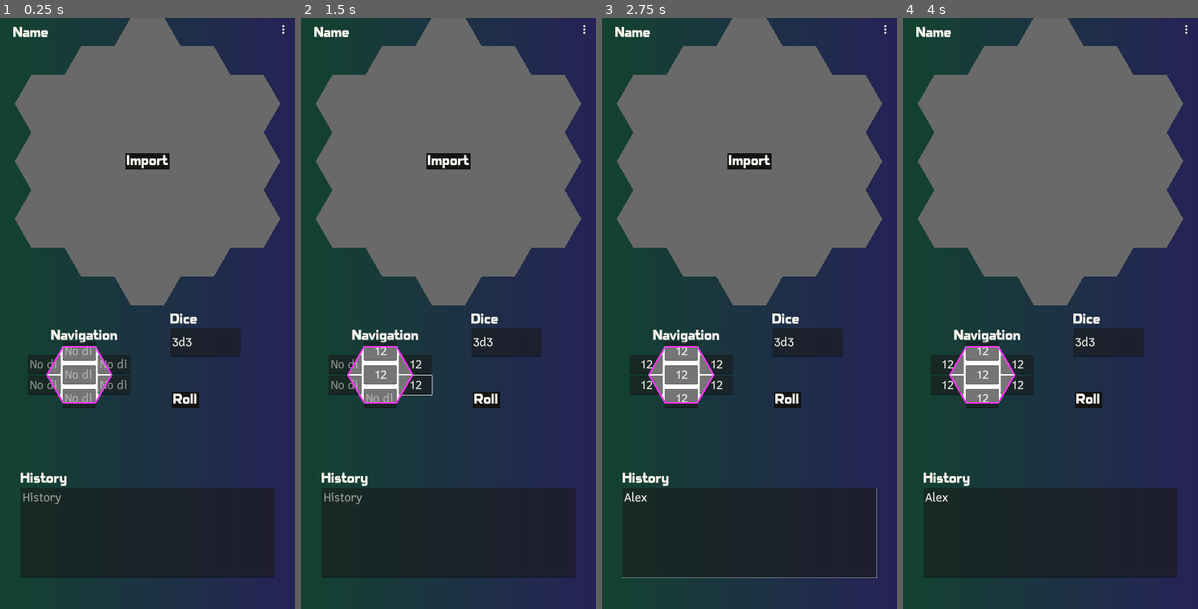
Above: before the commit, frames 1-4 (left to right).
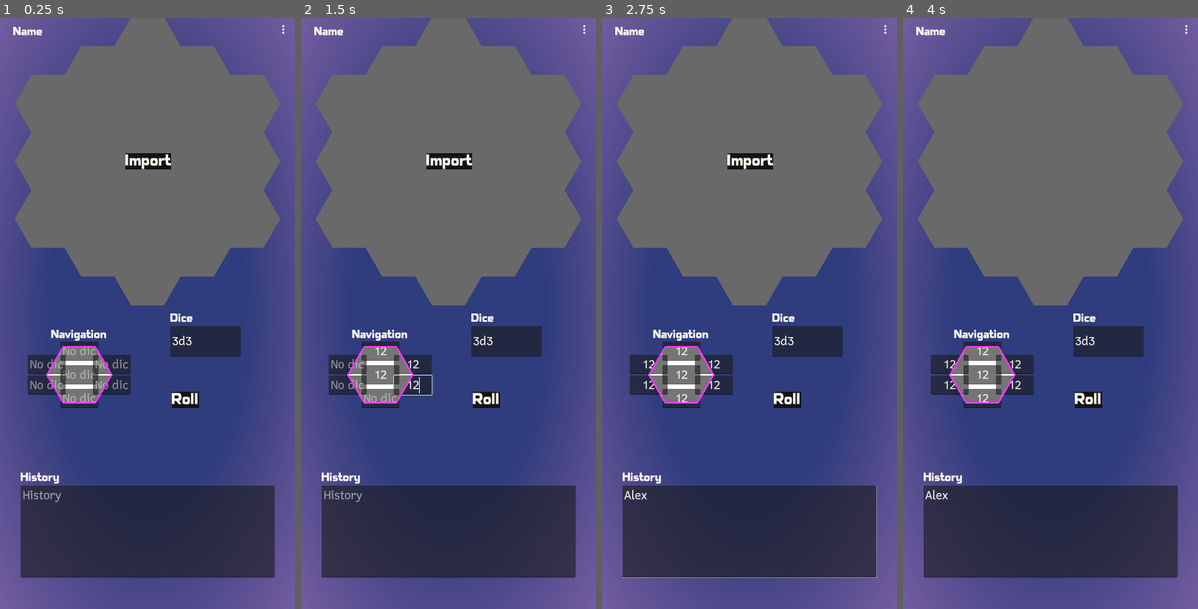
Above: after the commit, the same moments.

Repository: ashestosea/hex-flower
Game: Godot game, scene res://scenes/main.tscn
The game is run twice, just before and just after one commit, with the same random seed, the same clock (stepped at 60 frames per second) and the same inputs.
Inputs (mouse positions are in pixels of both pictures, inside the frame that each line leads up to):
- Up to frame 1 (0.25 s): no input
- Up to frame 2 (1.5 s): click (380, 372) at 0.52 s; type "12" at 0.6 s; click (380, 348) at 0.75 s; type "12" at 0.83 s; click (416, 366) at 0.98 s; type "12" at 1.07 s; click (416, 384) at 1.27 s; type "12" at 1.35 s
- Up to frame 3 (2.75 s): click (681, 396) at 1.5 s; type "12" at 1.58 s; click (646, 384) at 1.73 s; type "12" at 1.82 s; click (646, 366) at 2.02 s; type "12" at 2.1 s; click (749, 532) at 2.25 s; type "Alex" at 2.33 s
- Up to frame 4 (4 s): click "Import" at 2.75 s; click "Roll" at 3.5 s

The runs differ from the first frame. In frame 1, 62% of the frame differs, in the area x 0-100%, y 0-100%; in frame 2, 61%; in frame 3, 61%; in frame 4, 61%.

Commit message:
Color picker polish

Diff:
--- a/assets/debug_background.tres
+++ b/assets/debug_background.tres
@@ -1,9 +1,15 @@
 [gd_resource type="GradientTexture2D" load_steps=2 format=3 uid="uid://oclms0ryldso"]
 
 [sub_resource type="Gradient" id="Gradient_nsxt1"]
-colors = PackedColorArray(0.0745098, 0.262745, 0.188235, 1, 0.14902, 0.137255, 0.341176, 1)
+interpolation_mode = 2
+interpolation_color_space = 1
+offsets = PackedFloat32Array(0.213992, 1)
+colors = PackedColorArray(0.184314, 0.239216, 0.494118, 1, 0.768627, 0.568627, 0.890196, 1)
 
 [resource]
 gradient = SubResource("Gradient_nsxt1")
 width = 800
 height = 1600
+fill = 1
+fill_from = Vector2(0.5, 0.5)
+fill_to = Vector2(0.5, -1.045)
--- a/scenes/hex_edit.tscn
+++ b/scenes/hex_edit.tscn
@@ -36,7 +36,7 @@
 "hex_edit": ExtResource("3_rgarb")
 }
 
-[node name="HexEdit" type="StaticBody2D" node_paths=PackedSt …(73 unchanged characters)… heckbox", "_hex_text_edit", "_hex_color_edit", "_barriers_parent", "_barriers_stay", …(95 unchanged characters)…
+[node name="HexEdit" type="StaticBody2D" node_paths=PackedSt …(73 unchanged characters)… heckbox", "_hex_text_edit", "_hex_color_button", "_barriers_parent", "_barriers_stay", …(95 unchanged characters)…
 input_pickable = true
 script = ExtResource("1_4ivut")
 _hexagon = NodePath("HexagonScale/Hexagon")
@@ -45,7 +45,7 @@
 _edit_parent = NodePath("UI/EditParent")
 _start_hex_checkbox = NodePath("UI/EditParent/StartHexCheckBox")
 _hex_text_edit = NodePath("UI/EditParent/LabelEditBox/VBoxContainer/HexTextEdit")
-_hex_color_edit = NodePath("UI/EditParent/ColorEditBox/ColorLineEdit")
+_hex_color_button = NodePath("UI/EditParent/ColorEditBox/ColorPickerButton")
 _barriers_parent = NodePath("UI/Barriers")
 _barriers_stay = NodePath("UI/EditParent/BarrierStay")
 _barriers_n = NodePath("UI/Barriers/BarrierN")
@@ -81,7 +81,6 @@
 theme = ExtResource("4_c5nq1")
 
 [node name="EditParent" type="VBoxContainer" parent="UI"]
-visible = false
 layout_mode = 0
 offset_left = -170.0
 offset_top = -140.0
@@ -153,13 +152,6 @@
 text = "Hex Color"
 metadata/_edit_lock_ = true
 
-[node name="ColorLineEdit" type="LineEdit" parent="UI/EditParent/ColorEditBox"]
-visible = false
-layout_mode = 2
-theme_type_variation = &"HexLineEdit"
-placeholder_text = "Color"
-metadata/_edit_lock_ = true
-
 [node name="ColorPickerButton" type="ColorPickerButton" parent="UI/EditParent/ColorEditBox"]
 custom_minimum_size = Vector2(60, 20)
 layout_mode = 2
@@ -187,7 +179,6 @@
 text = "✔"
 
 [node name="Barriers" type="Control" parent="UI"]
-visible = false
 layout_mode = 2
 anchors_preset = 0
 offset_left = -180.0
@@ -304,7 +295,6 @@
 [connection signal="toggled" from="UI/EditParent/BarrierStay" to="." method="_on_barrier_stay_toggled"]
 [connection signal="toggled" from="UI/EditParent/StartHexCheckBox" to="." method="_on_start_hex_check_box_toggled"]
 [connection signal="gui_input" from="UI/EditParent/LabelEditBox/VBoxContainer/HexTextEdit" to="." method="_on_hex_text_edit_gui_input"]
-[connection signal="gui_input" from="UI/EditParent/ColorEditBox/ColorLineEdit" to="." method="_on_color_line_edit_gui_input"]
 [connection signal="color_changed" from="UI/EditParent/ColorEditBox/ColorPickerButton" to="." method="_on_color_picker_button_color_changed"]
 [connection signal="pressed" from="UI/EditParent/Buttons/CancelButton" to="." method="_on_cancel_button_pressed"]
 [connection signal="pressed" from="UI/EditParent/Buttons/OKButton" to="." method="_on_ok_button_pressed"]
--- a/scenes/main.tscn
+++ b/scenes/main.tscn
@@ -65,7 +65,6 @@
 
 [node name="Sprite2D" type="Sprite2D" parent="MarginContainer"]
 position = Vector2(400, 800)
-scale = Vector2(1, 1600)
 texture = ExtResource("3_2qtwd")
 
 [node name="BackgroundFlower-old" parent="MarginContainer" instance=ExtResource("4_rphio")]
@@ -88,6 +87,7 @@
 offset_top = 366.0
 offset_right = 461.0
 offset_bottom = 411.0
+theme_type_variation = &"BigButton"
 text = "Import"
 
 [node name="NavigationContainer" type="CenterContainer" parent="MarginContainer"]
@@ -202,6 +202,7 @@
 offset_bottom = 1057.0
 size_flags_horizontal = 4
 size_flags_vertical = 4
+theme_type_variation = &"BigButton"
 text = "Roll"
 
 [node name="FlowerName" type="Label" parent="MarginContainer"]
--- a/scripts/flower.gd
+++ b/scripts/flower.gd
@@ -6,7 +6,7 @@
 const FLOWER_DIAM: int = (FLOWER_SIZE * 2) - 1
 
 static var hex_scale = 160
-static var hex_spacing = 200
+static var hex_spacing = 180
 
 var _current_hex: Hex
 var _manager: Manager
--- a/scripts/hex_edit.gd
+++ b/scripts/hex_edit.gd
@@ -9,7 +9,7 @@
 @export var _edit_parent: Control
 @export var _start_hex_checkbox: CheckBox
 @export var _hex_text_edit: TextEdit
-@export var _hex_color_edit: LineEdit
+@export var _hex_color_button: ColorPickerButton
 @export var _barriers_parent: Control
 @export var _barriers_stay: CheckButton
 @export var _barriers_n: CheckButton
@@ -90,12 +90,15 @@
 
 	set_barriers(hex.get_barriers())
 
+	_hex_text_edit.text = hex.get_text()
+
+	_hex_color_button.color = hex.get_color()
+
 	var size = Vector2(hex_scale * 2, hex_scale * 2 * HexUtils.BASE_HEX_SIZE.y)
 	_edit_parent.size = size * 0.9
 	_edit_parent.position = -_edit_parent.size / 2
 	_barriers_parent.size = size
 	_barriers_parent.position = -_barriers_parent.size / 2
-	_hex_text_edit.text = hex.get_text()
 
 	show()
 
--- /dev/null
+++ b/themes/color_pick_button_style.tres
@@ -0,0 +1,13 @@
+[gd_resource type="StyleBoxFlat" format=3 uid="uid://dy1d2ln28ixj7"]
+
+[resource]
+bg_color = Color(0.207843, 0.207843, 0.207843, 1)
+border_width_left = 2
+border_width_top = 2
+border_width_right = 2
+border_width_bottom = 2
+border_color = Color(0.207512, 0.207512, 0.207512, 1)
+expand_margin_left = 1.0
+expand_margin_top = 1.0
+expand_margin_right = 1.0
+expand_margin_bottom = 1.0
--- a/themes/default_theme.tres
+++ b/themes/default_theme.tres
@@ -1,13 +1,15 @@
-[gd_resource type="Theme" load_steps=25 format=3 uid="uid://ffkwu82iptgy"]
+[gd_resource type="Theme" load_steps=27 format=3 uid="uid://ffkwu82iptgy"]
 
 [ext_resource type="FontFile" uid="uid://bkrx6s1iret2i" path="res://assets/fonts/Deledda Open Black.ttf" id="1_w30x4"]
 [ext_resource type="Texture2D" uid="uid://bn5gfbeq7enpa" path="res://assets/barrier_off.png" id="2_8qj15"]
 [ext_resource type="Texture2D" uid="uid://4xwx5r8w6juj" path="res://assets/barrier_on.png" id="3_5rgt6"]
 [ext_resource type="FontFile" uid="uid://yrvvlsqlhpds" path="res://assets/fonts/Cadman_Roman.otf" id="3_w6qed"]
+[ext_resource type="StyleBox" uid="uid://dy1d2ln28ixj7" path="res://themes/color_pick_button_style.tres" id="4_nid1m"]
 [ext_resource type="StyleBox" uid="uid://g4kae1g15uf1" path="res://themes/full_screen_button_style.tres" id="5_ty1m6"]
 [ext_resource type="StyleBox" uid="uid://cv55d5ti65eo" path="res://themes/modal_button_hover_style.tres" id="6_2aert"]
 [ext_resource type="StyleBox" uid="uid://6i2ejlbk2vao" path="res://themes/modal_button_style.tres" id="6_11ty6"]
 [ext_resource type="StyleBox" uid="uid://p1aocs10cir2" path="res://themes/modal_button_pressed_style.tres" id="7_abx76"]
+[ext_resource type="FontFile" uid="uid://bovxk6tmyqn2u" path="res://assets/fonts/Deledda Open Semibold.ttf" id="7_n0opb"]
 
 [sub_resource type="StyleBoxFlat" id="StyleBoxFlat_r3wbk"]
 bg_color = Color(0.14902, 0.14902, 0.14902, 1)
@@ -79,11 +81,14 @@
 BigButton/base_type = &"Button"
 BigButton/font_sizes/font_size = 40
 BigButton/fonts/font = ExtResource("1_w30x4")
-Button/font_sizes/font_size = 36
 Button/fonts/font = ExtResource("1_w30x4")
 Button/styles/hover = SubResource("StyleBoxFlat_r3wbk")
 Button/styles/normal = SubResource("StyleBoxFlat_v8l1i")
 Button/styles/pressed = SubResource("StyleBoxFlat_ql0dr")
+ColorPickerButton/styles/focus = ExtResource("4_nid1m")
+ColorPickerButton/styles/hover = ExtResource("4_nid1m")
+ColorPickerButton/styles/normal = ExtResource("4_nid1m")
+ColorPickerButton/styles/pressed = ExtResource("4_nid1m")
 Control/colors/font_color = Color(1, 0.980392, 0.941176, 1)
 Control/fonts/font = ExtResource("3_w6qed")
 FlatColorButton/base_type = &"Button"
@@ -92,7 +97,7 @@
 FlatColorButton/styles/hover = ExtResource("5_ty1m6")
 FlatColorButton/styles/normal = ExtResource("5_ty1m6")
 FlatColorButton/styles/pressed = SubResource("StyleBoxEmpty_svkhl")
-HeaderMedium/font_sizes/font_size = 36
+HeaderMedium/font_sizes/font_size = 30
 HeaderMedium/fonts/font = ExtResource("1_w30x4")
 HexCheckBox/base_type = &"CheckBox"
 HexCheckBox/colors/font_color = Color(0, 0, 0, 1)
@@ -117,8 +122,7 @@
 HexTextEdit/font_sizes/font_size = 18
 HexTextEdit/styles/focus = SubResource("StyleBoxEmpty_ga63p")
 HexTextEdit/styles/normal = SubResource("StyleBoxEmpty_2ykdd")
-Label/constants/minimum_character_width = 1
-LineEdit/constants/minimum_character_width = 1
+Label/fonts/font = ExtResource("7_n0opb")
 MarginContainer/constants/margin_bottom = 10
 MarginContainer/constants/margin_left = 10
 MarginContainer/constants/margin_right = 10
